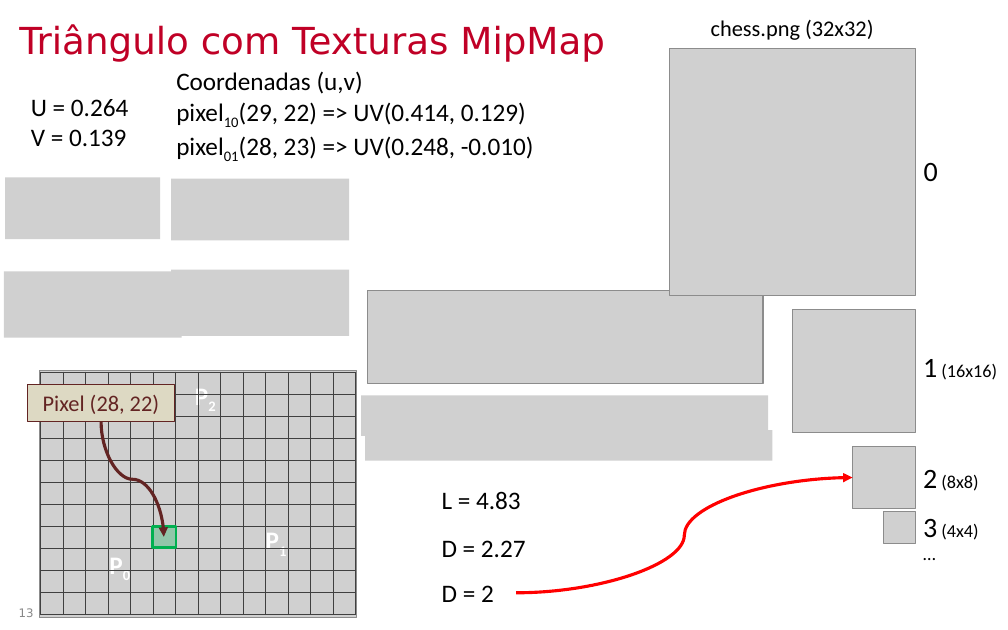
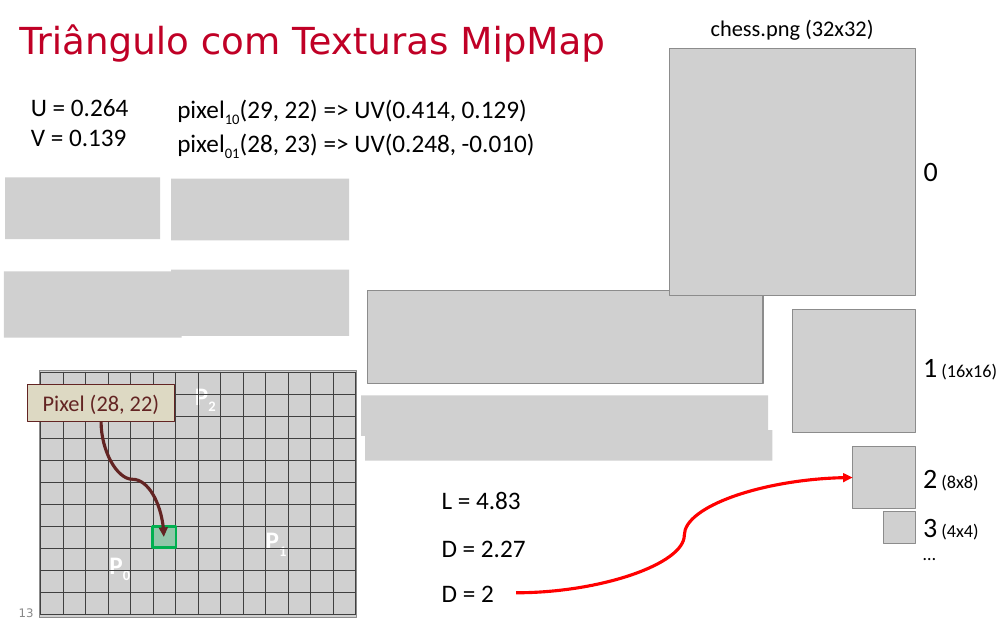
Before and after one commit to lpsoares/ComputacaoGrafica, a slide deck: slide 13 of content/aulas/12-revisao3_interpolacao_mipmap_visibilidade/aula12_revisao3_interpolacao_mipmap_visibilidade.pptx. Drawn at 1008x630 pixels with LibreOffice and Linux fonts; fonts in the diff are those of the drawing; grey boxes stand for pictures; background and template pictures are left out. Boxes give left, top, right and bottom in pixels: in the first picture for what was removed or moved away, otherwise in the second. Text is boxed around its words. In the diff, an @@ line names an element or a change of style, - is before the commit and + after.

```diff
--- a/content/aulas/12-revisao3_interpolacao_mipmap_visibilidade/aula12_revisao3_interpolacao_mipmap_visibilidade.pptx
+++ b/content/aulas/12-revisao3_interpolacao_mipmap_visibilidade/aula12_revisao3_interpolacao_mipmap_visibilidade.pptx
@@ text "pixel10(29, 22) => UV(0.414, 0.129)": place and size @@
-text "pixel10(29, 22) => UV(0.414, 0.129)" at (176,71,534,159)
+text "pixel10(29, 22) => UV(0.414, 0.129)" at (240,99,535,156)
@@ text at (176,71,363,94): paragraph removed @@
-Coordenadas (u,v)
```
Also in this commit, not shown: 6 other slides changed, 4 slides added, 1 other file.
